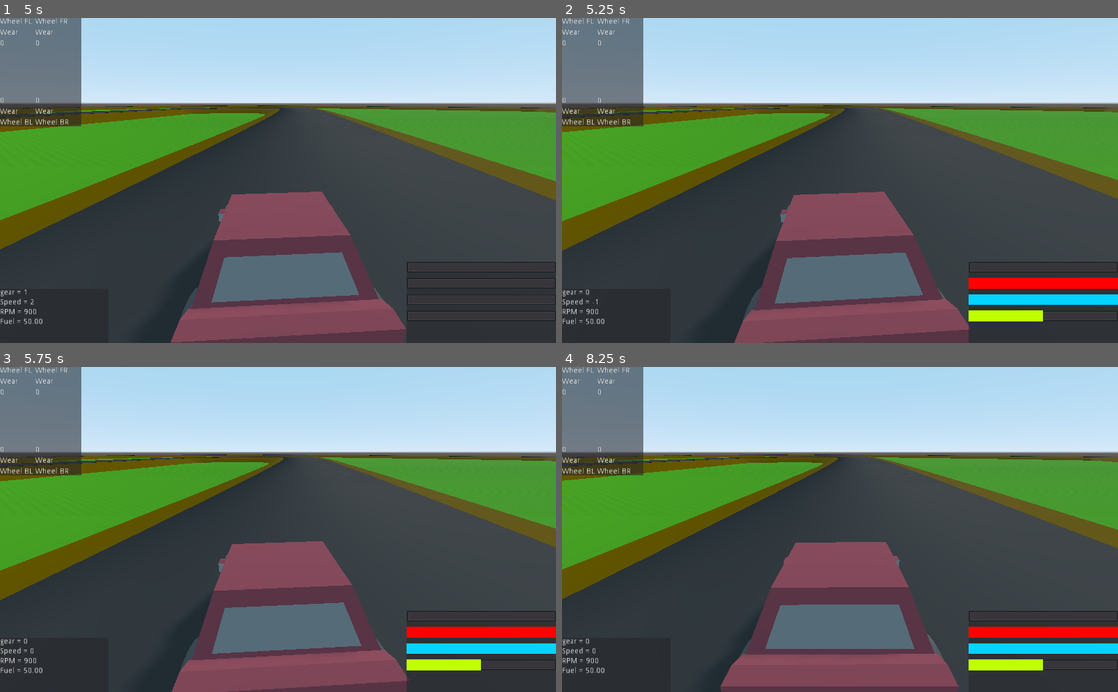
Above: before the commit, frames 1-4 (two rows, left to right).
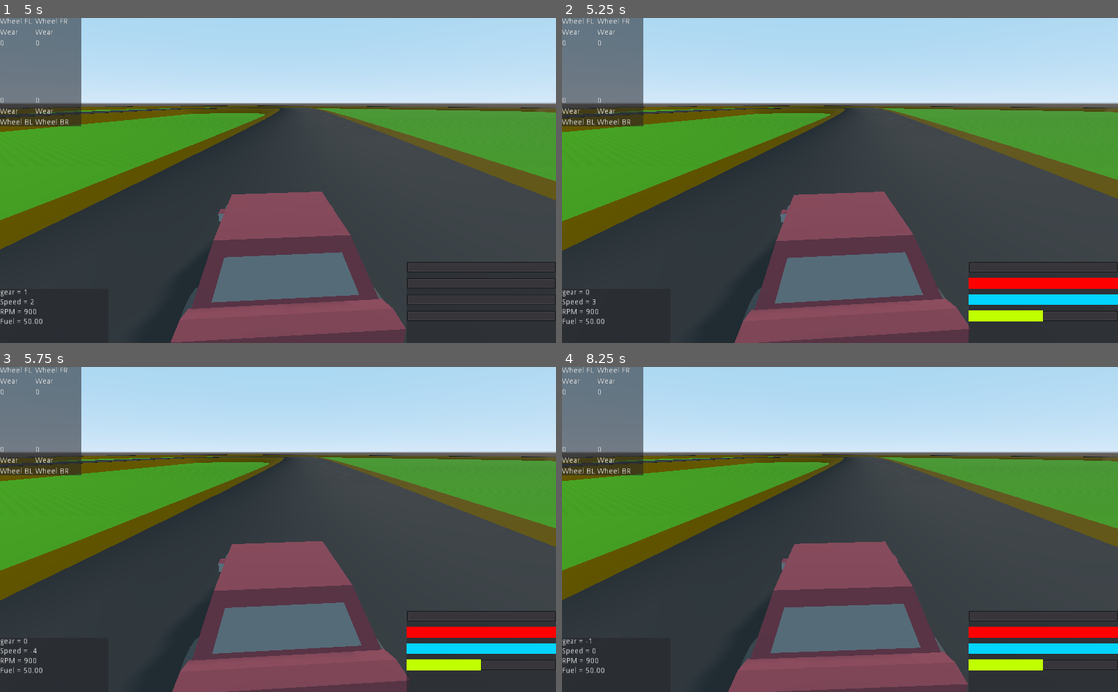
Above: after the commit, the same moments.

Repository: Dechode/Godot-Advanced-Vehicle
Game: Godot game, scene res://levels/world.tscn
Two runs of this game, one before a commit and one after it. Both use one fixed random seed, a clock stepped at 60 frames per second and the inputs below.
Inputs:
- Up to frame 1 (5 s): hold Right (SteerRight) 0.53-1.28 s; hold C (Clutch) 0.53-1.28 s; hold Down (Brake) 1.28-2.03 s; tap Up (Throttle) at 1.35, 2.85, 4.35 s; hold Right (SteerRight) 2.03-2.78 s; hold C (Clutch) 2.03-2.78 s; hold A (ShiftUp) 2.78-3.53 s; tap Enter at 3.5 s; hold C (Clutch) 3.53-4.28 s; hold Left (SteerLeft) from 3.53 s (still down)
- Up to frame 2 (5.25 s): release Left (SteerLeft) at 5.03 s; hold Down (Brake) from 5.03 s (still down); hold C (Clutch) from 5.03 s (still down)
- Up to frame 3 (5.75 s): keep holding Down (Brake); keep holding C (Clutch)
- Up to frame 4 (8.25 s): release Down (Brake) at 5.78 s; release C (Clutch) at 5.78 s; hold Right (SteerRight) 5.78-6.53 s; tap Up (Throttle) at 5.85, 7.35 s; hold A (ShiftUp) 6.53-7.28 s; hold C (Clutch) 6.53-7.28 s; hold Right (SteerRight) 7.28-8.03 s; hold Down (Brake) from 8.03 s (still down); hold C (Clutch) from 8.03 s (still down)

Frame 1 is identical in both runs. In frame 2, 0.2% of the frame differs, in the area x 1-100%, y 26-100%; in frame 3, 0.2%; in frame 4, 3.3%, in the area x 0-100%, y 26-100%.

Commit message:
Fix rpm calculations for prev and next gear

Diff:
--- a/scripts/RigidBodyCar.gd
+++ b/scripts/RigidBodyCar.gd
@@ -143,30 +143,29 @@
 
 	if automatic:
 		var reversing = false
-
 		var shift_time = 700
 		var next_gear_rpm = 0
-
-		if selected_gear + 1 < gear_ratios.size():
-			next_gear_rpm = gear_ratios[selected_gear + 1] * final_drive
+		if selected_gear < gear_ratios.size():
+			next_gear_rpm = gear_ratios[selected_gear] * final_drive * avg_front_spin * AV_2_RPM
+
+		var prev_gear_rpm = 0
+		if selected_gear - 1 > 0:
+			prev_gear_rpm = gear_ratios[selected_gear - 1] * final_drive * avg_front_spin * AV_2_RPM
 
 		if selected_gear == -1:
 			reversing = true
 
-		# if torque is bigger in next gear change gear up
-		if engineTorque(next_gear_rpm) > torque_out - drag_torque:
+		var torque_bigger_next_gear = engineTorque(next_gear_rpm) > torque_out - drag_torque
+		if torque_bigger_next_gear and selected_gear >= 0:
 			if rpm > 0.85 * max_engine_rpm:
-				if selected_gear >= 0:
-					if Time.get_ticks_msec() - last_shift_time > shift_time:
-						shiftUp()
-		var prev_gear_rpm = 0
-		if selected_gear -1 > -1:
-			prev_gear_rpm = gear_ratios [selected_gear - 1] * final_drive
-		if selected_gear > 1 and rpm < 0.5 * max_engine_rpm and engineTorque(prev_gear_rpm) > torque_out - drag_torque:
+				if Time.get_ticks_msec() - last_shift_time > shift_time:
+					shiftUp()
+		var torque_bigger_prev_gear = engineTorque(prev_gear_rpm) > torque_out - drag_torque
+		print(torque_bigger_prev_gear)
+		if selected_gear > 1 and rpm < 0.5 * max_engine_rpm and torque_bigger_prev_gear:
 			if Time.get_ticks_msec() - last_shift_time > shift_time:
 				shiftDown()
-
-		if abs(selected_gear) <= 1 and abs(z_vel) < 0.5 and brake_input > 0.2:
+		if abs(selected_gear) <= 1 and abs(z_vel) < 3.0 and brake_input > 0.2:
 			if not reversing:
 				if Time.get_ticks_msec() - last_shift_time > shift_time:
 					shiftDown()
@@ -174,12 +173,12 @@
 				if Time.get_ticks_msec() - last_shift_time > shift_time:
 					shiftUp()
 
+
 func _physics_process(delta):
 	local_vel = global_transform.basis.xform_inv((global_transform.origin - prev_pos) / delta)
 	prev_pos = global_transform.origin
 	z_vel = -local_vel.z
 	x_vel = local_vel.x
-#	prints("z velocity =", z_vel)
 	dragForce()
 
 	##### AntiRollBar #####
@@ -204,7 +203,6 @@
 	wheel_fr.steer(steering_amount, max_steer)
 
 	##### Engine loop #####
-
 	drag_torque = engine_brake + rpm * engine_drag
 	torque_out = (engineTorque(rpm) + drag_torque ) * throttle_input
 	engine_net_torque = torque_out + clutch_reaction_torque - drag_torque
@@ -282,9 +280,6 @@
 	net_drive = drive_reaction_torque * gearRatio() * (1 - clutch_input)
 
 	if drivetype == DRIVE_TYPE.RWD:
-#		if avg_rear_spin * sign(gearRatio()) < 0: # Should these still be in here? works better without
-#			net_drive += drag_torque * gearRatio()
-
 		rwd(net_drive, delta)
 		wheel_fl.apply_torque(0.0, 0.0, front_brake_force, delta)
 		wheel_fr.apply_torque(0.0, 0.0, front_brake_force, delta)
@@ -293,10 +288,6 @@
 		awd(net_drive, delta)
 
 	elif drivetype == DRIVE_TYPE.FWD:
-
-#		if avg_front_spin * sign(gearRatio()) < 0: # Should these still be in here? works better without
-#			net_drive += drag_torque * gearRatio()
-
 		fwd(net_drive, delta)
 		wheel_bl.apply_torque(0.0, 0.0, rear_brake_force, delta)
 		wheel_br.apply_torque(0.0, 0.0, rear_brake_force, delta)
@@ -330,7 +321,6 @@
 		diff_locked = false
 
 	if !diff_locked:
-#		print("Unlocked")
 		var diff_sum: float = 0.0
 
 		diff_sum -= wheel_br.apply_torque(drive * (1 - r_split), drive_inertia, rear_brake_force, delta)
@@ -340,7 +330,6 @@
 
 	else:
 		r_split = 0.5
-#		print("Locked")
 		# Initialize net_torque with previous frame's friction
 		var net_torque = (wheel_bl.force_vec.y * wheel_bl.tire_radius + wheel_br.force_vec.y * wheel_br.tire_radius)# * 0.5
 		net_torque += drive
@@ -375,7 +364,6 @@
 		diff_locked = false
 
 	if !diff_locked:
-#		print("Unlocked")
 		var diff_sum: float = 0.0
 
 		diff_sum -= wheel_fr.apply_torque(drive * (1 - f_split), drive_inertia, front_brake_force, delta)
@@ -385,7 +373,6 @@
 
 	else:
 		f_split = 0.5
-#		print("Locked")
 		# Initialize net_torque with previous frame's friction
 		var net_torque = (wheel_fl.force_vec.y * wheel_fl.tire_radius + wheel_fr.force_vec.y * wheel_fr.tire_radius)# * 0.5
 		net_torque += drive
@@ -497,8 +484,6 @@
 	fdrag.y = cdrag * z_vel * spd
 	fdrag.x = -cdrag * x_vel * spd
 
-#	prints("drag force vector =", fdrag)
-
 	add_central_force(global_transform.basis.z * fdrag.y)
 	add_central_force(global_transform.basis.x * fdrag.x)
 
